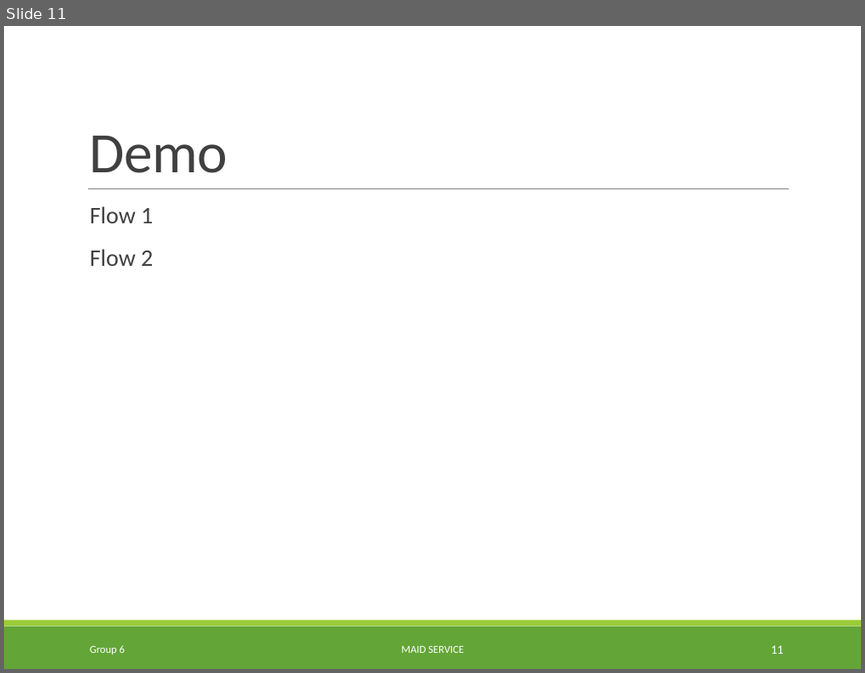
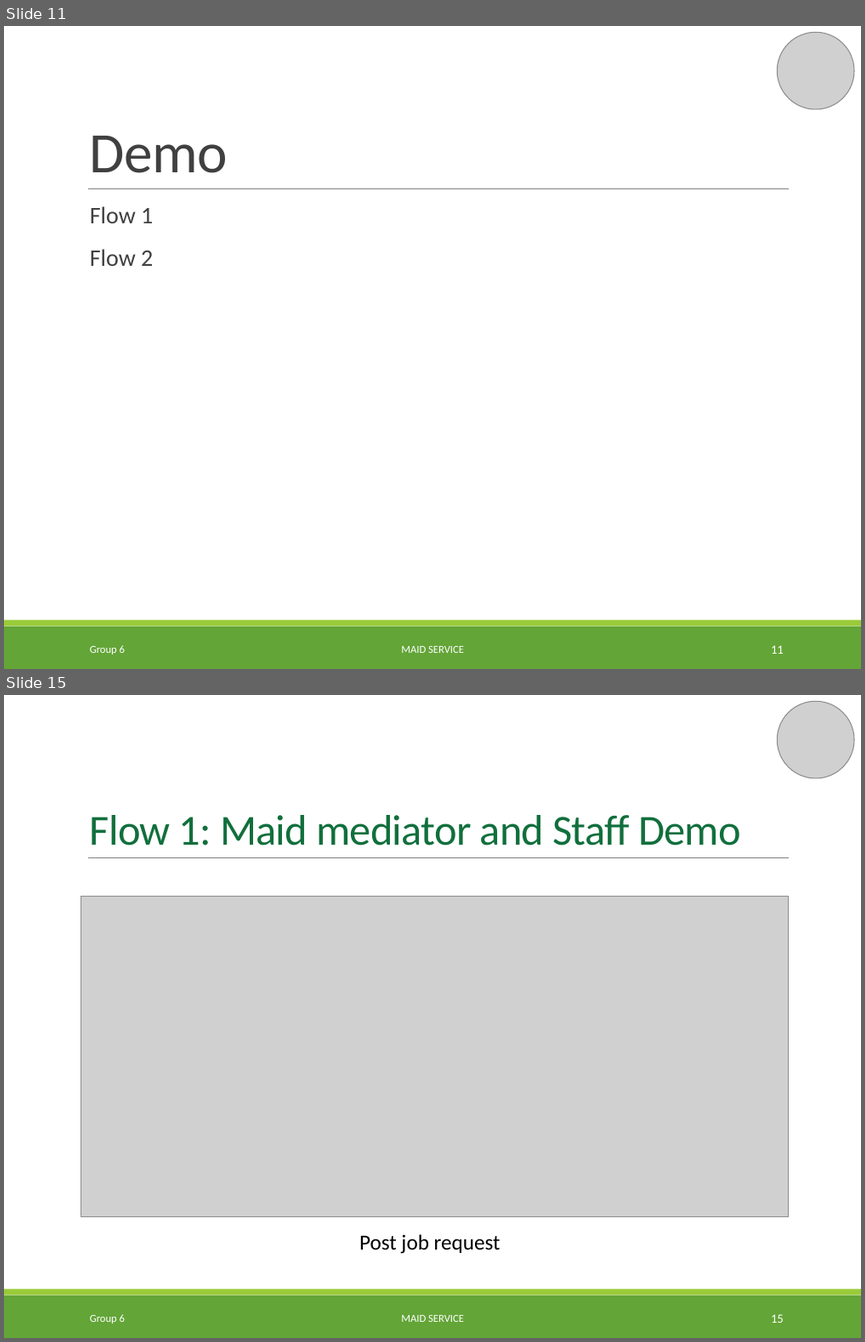
Before and after one commit to TuanBT/ms-website, a slide deck: Presentation/MS_Slide.pptx. Shown one above the other, each under a label of ours: slide 11 before the commit, slides 11 and 15 after it; the slides between them are not shown. The pictures are 865x673 and 865x1342 pixels, drawn with LibreOffice and Linux fonts; fonts in the diff are those of the drawing; grey boxes stand for pictures; background and template pictures are left out. Boxes give left, top, right and bottom in pixels: in the first picture for what was removed or moved away, otherwise in the second. Text is boxed around its words. In the diff, an @@ line names an element or a change of style, - is before the commit and + after.

```diff
--- a/Presentation/MS_Slide.pptx
+++ b/Presentation/MS_Slide.pptx
@@ slide 15 added at box(4, 695, 861, 1338), background picture (left out); not listed: 3 template elements that a slide beside it also shows @@
@@ picture added at box(777, 701, 854, 778) @@
@@ title added at box(90, 815, 741, 845), 36 pt, text #116F3C @@
+Flow 1: Maid mediator and Staff Demo
@@ picture added at box(81, 896, 788, 1217) @@
@@ text added at box(359, 1234, 500, 1253), 18 pt, text #000000 @@
+Post job request
@@ text added at box(90, 1314, 125, 1323), 9 pt, text #FFFFFF @@
+Group 6
@@ text added at box(401, 1315, 464, 1321), 9 pt, text #FFFFFF @@
+MAID SERVICE
@@ page number added at box(771, 1314, 783, 1322), 10.5 pt, text #FFFFFF @@
+15
@@ slide 11 changed as well @@
@@ picture added at box(777, 32, 854, 109) @@
```
Also in this commit, not shown: 18 other slides changed, 10 other slides added, 1 slide removed.
